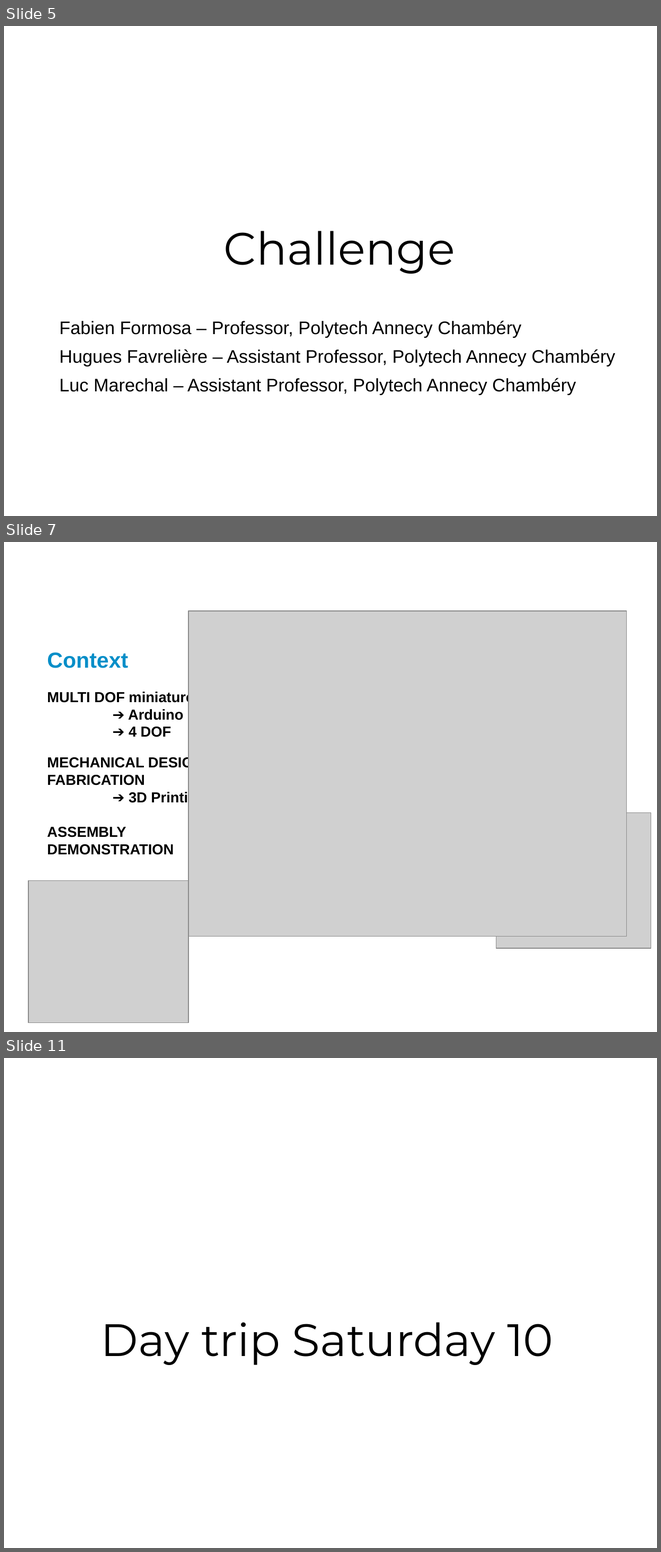
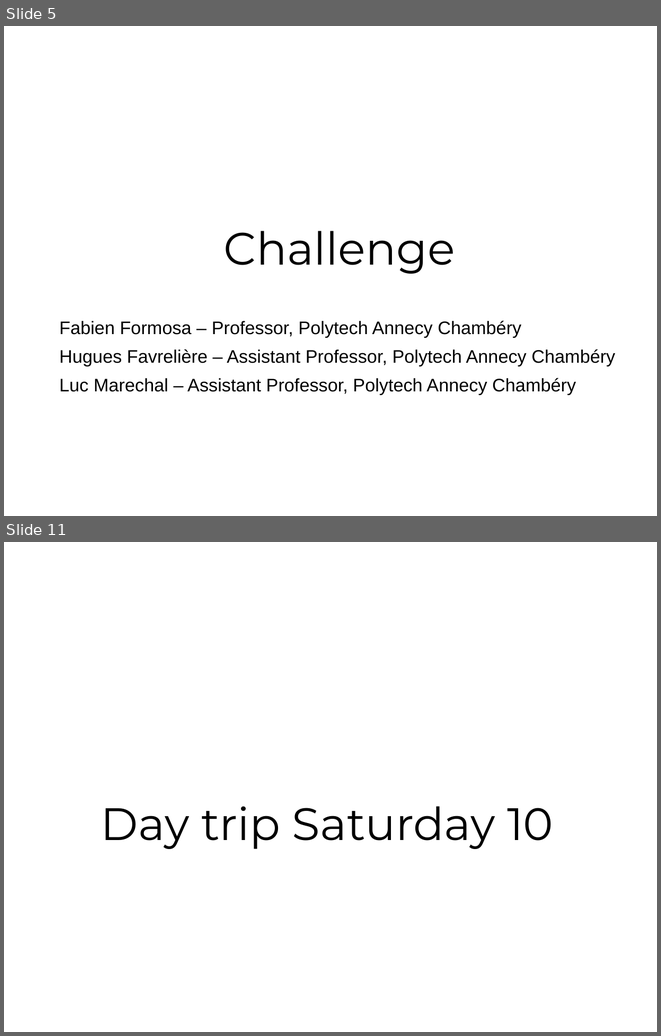
Before and after one commit to LucMarechal/JFWM2024, a slide deck: JFWM2022 - Introduction.pptx. Shown one above the other, each under a label of ours: slides 5, 7 and 11 before the commit, slides 5 and 11 after it; the slides between them are not shown. The pictures are 661x1552 and 661x1036 pixels, drawn with LibreOffice and Linux fonts; fonts in the diff are those of the drawing; grey boxes stand for pictures; background and template pictures are left out. Boxes give left, top, right and bottom in pixels: in the first picture for what was removed or moved away, otherwise in the second. Text is boxed around its words. In the diff, an @@ line names an element or a change of style, - is before the commit and + after.

```diff
--- a/JFWM2022 - Introduction.pptx
+++ b/JFWM2022 - Introduction.pptx
@@ slide 7 removed at [4,542,657,1032], background #FFFFFF @@
@@ picture removed at [188,611,626,936] @@
@@ text removed at [47,652,128,668] @@
-Context
@@ text removed at [47,690,236,855] @@
-MULTI DOF miniature robotic arm
-➔ Arduino control
-➔ 4 DOF
-MECHANICAL DESIGN
-FABRICATION
-➔ 3D Printing
-ASSEMBLY
-DEMONSTRATION
@@ picture removed at [496,813,651,948] @@
@@ picture removed at [28,880,188,1023] @@
```
Also in this commit, not shown: 5 slides changed, 2 slides added, 1 other slide removed.
